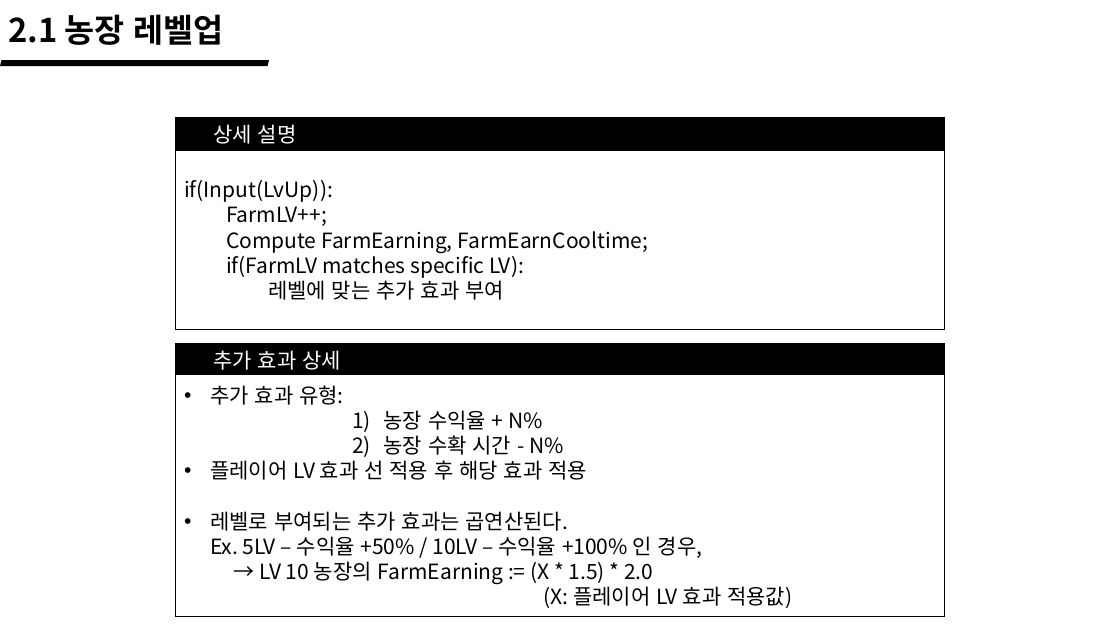
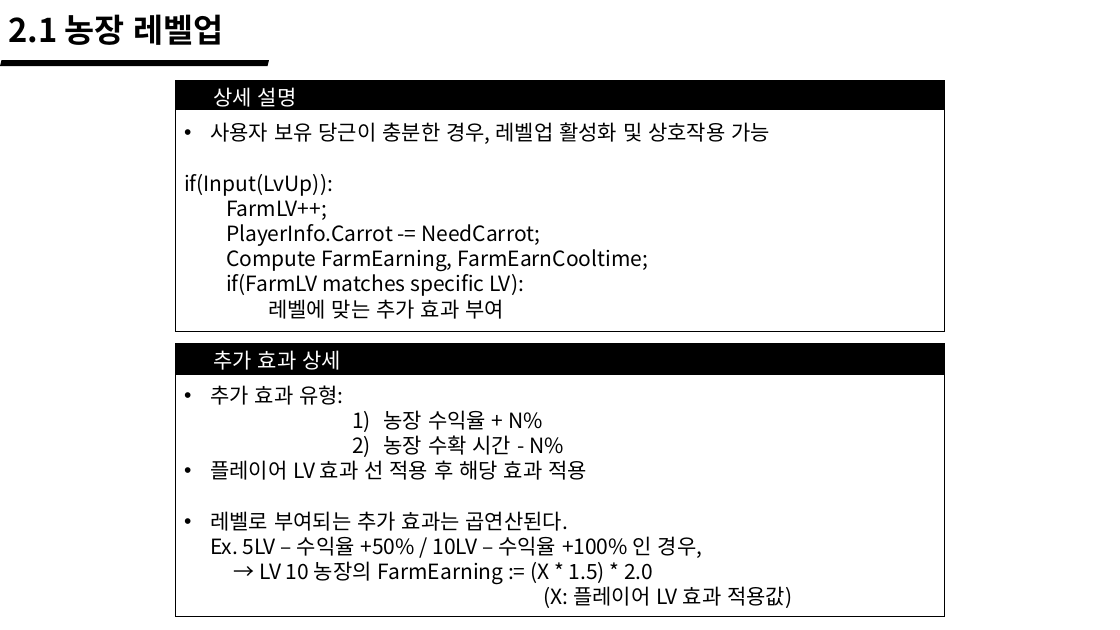
Before and after one commit to wlrud753/CarryCarrot, a slide deck: slide 11 of 기획서/당근키우기 시스템.pptx. Drawn at 1120x630 pixels with LibreOffice and Linux fonts; fonts in the diff are those of the drawing. Boxes give left, top, right and bottom in pixels: in the first picture for what was removed or moved away, otherwise in the second. Text is boxed around its words. In the diff, an @@ line names an element or a change of style, - is before the commit and + after.

```diff
--- a/기획서/당근키우기 시스템.pptx
+++ b/기획서/당근키우기 시스템.pptx
@@ rectangle: place and size @@
-rectangle at box(176, 118, 944, 329)
+rectangle at box(176, 81, 944, 332)
@@ text "상세 설명": place and size @@
-text "상세 설명" at box(213, 124, 297, 144)
+text "상세 설명" at box(213, 87, 297, 107)
@@ rectangle "사용자 보유 당근이 충분한 경우, ...": place and size @@
-rectangle "사용자 보유 당근이 충분한 경우, ..." at box(176, 150, 944, 329)
+rectangle "사용자 보유 당근이 충분한 경우, ..." at box(176, 110, 944, 331)
@@ text in rectangle at box(210, 122, 770, 144): paragraph added @@
+• 사용자 보유 당근이 충분한 경우, 레벨업 활성화 및 상호작용 가능
@@ text in rectangle at box(226, 195, 649, 296): text changed @@
-  FarmLV++;
-  Compute FarmEarning, FarmEarnCooltime;
-  if(FarmLV matches specific LV):
+  FarmLV++;
+  PlayerInfo.Carrot -= NeedCarrot;
+  Compute FarmEarning, FarmEarnCooltime;
+  if(FarmLV matches specific LV):
```
Also in this commit, not shown: 2 other slides changed, 3 slides added, 15 other files.
